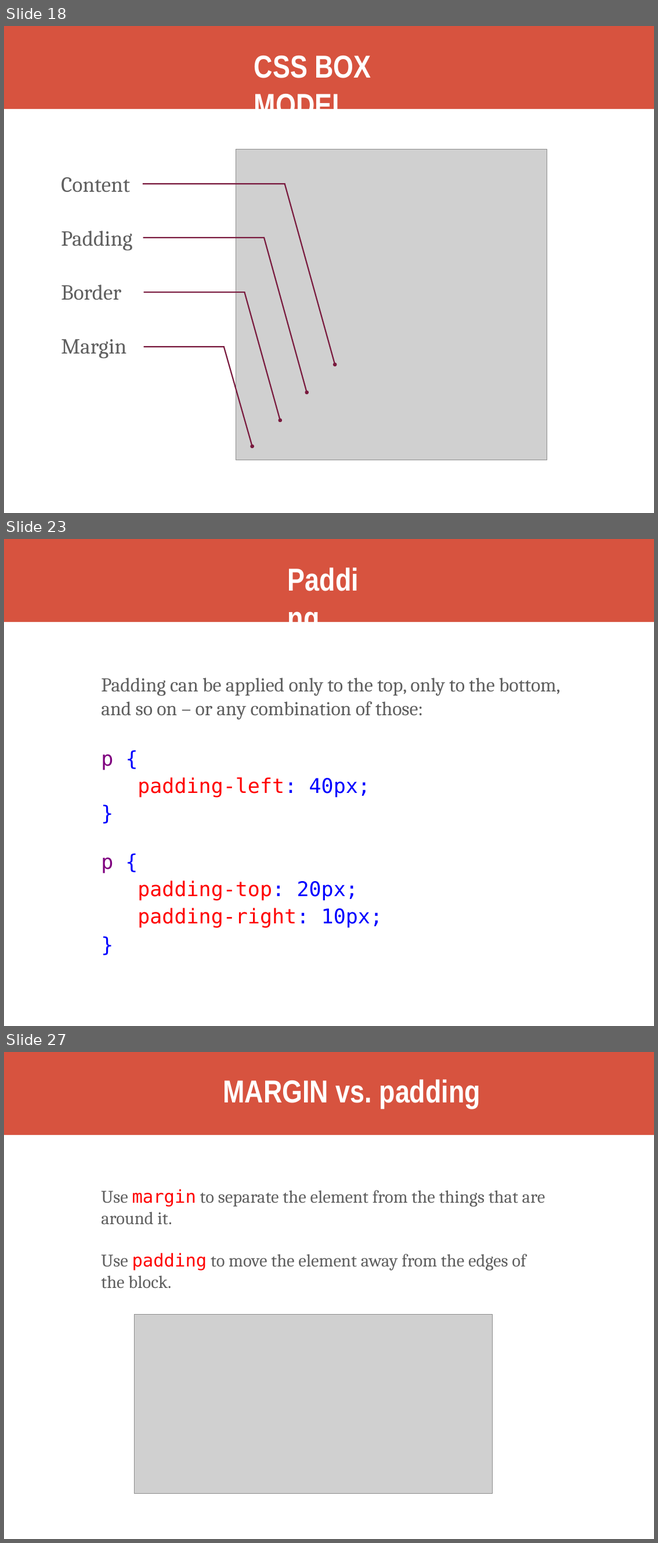
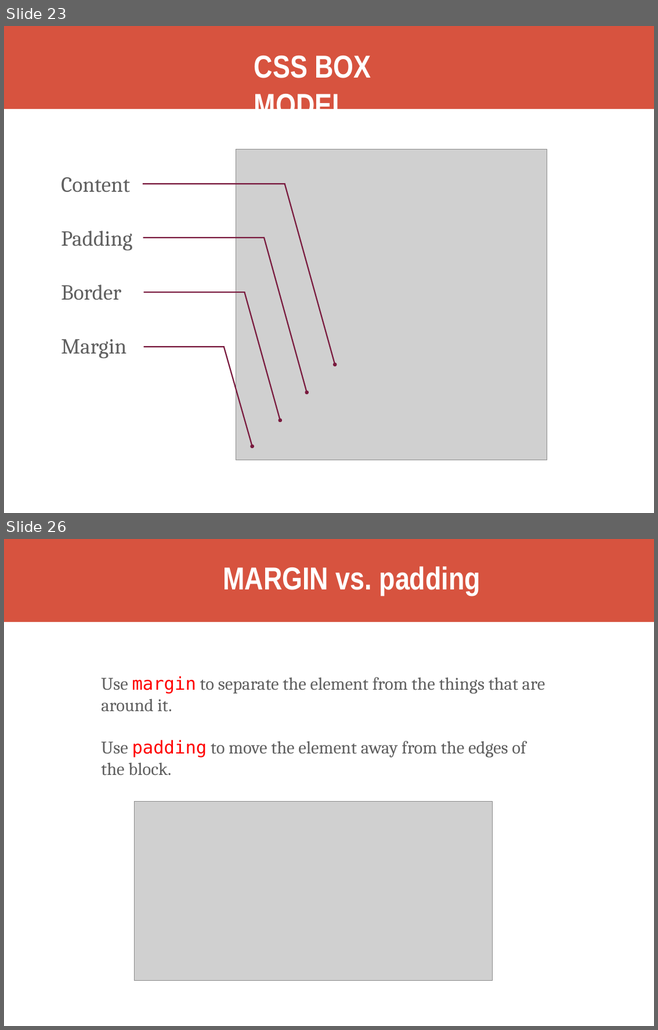
Before and after one commit to kweeket/kweeket.github.io, a slide deck: slides/week-3.pptx. Shown one above the other, each under a label of ours: slides 18, 23 and 27 before the commit, slides 23 and 26 after it; the slides between them are not shown. The pictures are 658x1543 and 658x1030 pixels, drawn with LibreOffice and Linux fonts; fonts in the diff are those of the drawing; grey boxes stand for pictures. Boxes give left, top, right and bottom in pixels: in the first picture for what was removed or moved away, otherwise in the second. Text is boxed around its words. In the diff, an @@ line names an element or a change of style, - is before the commit and + after.

```diff
--- a/slides/week-3.pptx
+++ b/slides/week-3.pptx
@@ slide 23 removed at box(4, 539, 654, 1026), background #FFFFFF @@
@@ freeform shape removed at box(4, 539, 654, 622) @@
@@ title removed at box(101, 678, 166, 696) @@
-Padding
@@ text removed at box(101, 678, 560, 928) @@
-Padding can be applied only to the top, only to the bottom, and so on – or any combination of those:
-p {
-padding-left: 40px;
-}
-p {
-padding-top: 20px;
-padding-right: 10px;
-}
@@ what was slide 18 is now slide 23 @@
@@ what was slide 27 is now slide 26 @@
```
Also in this commit, not shown: 1 slide changed, 6 slides added, 6 other slides removed, 2 other files.
